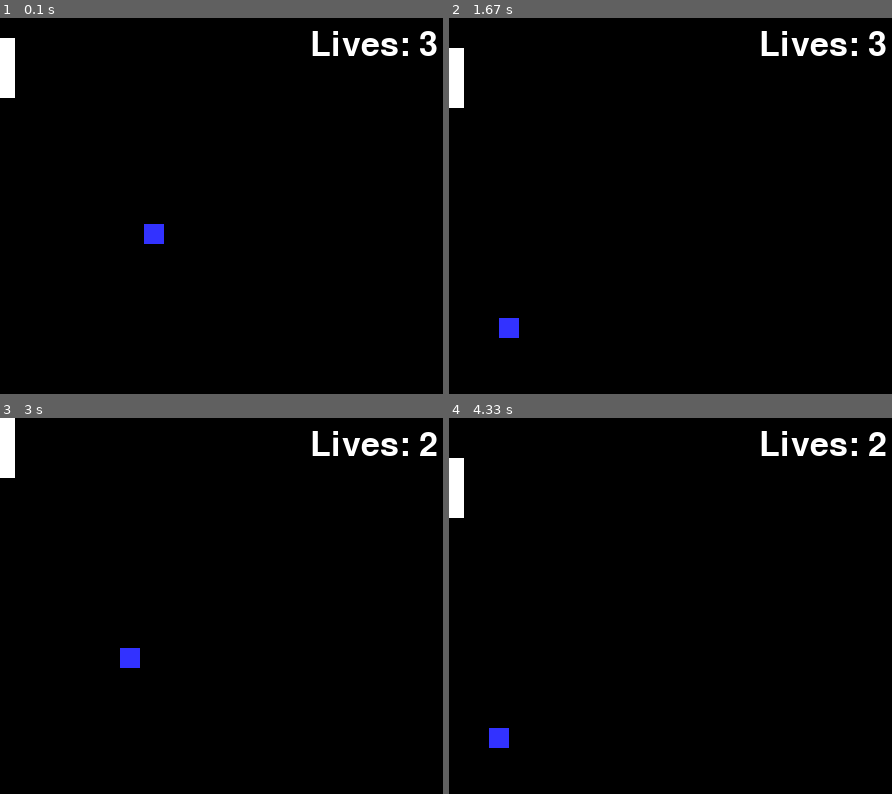
Above: before the commit, frames 1-4 (two rows, left to right).
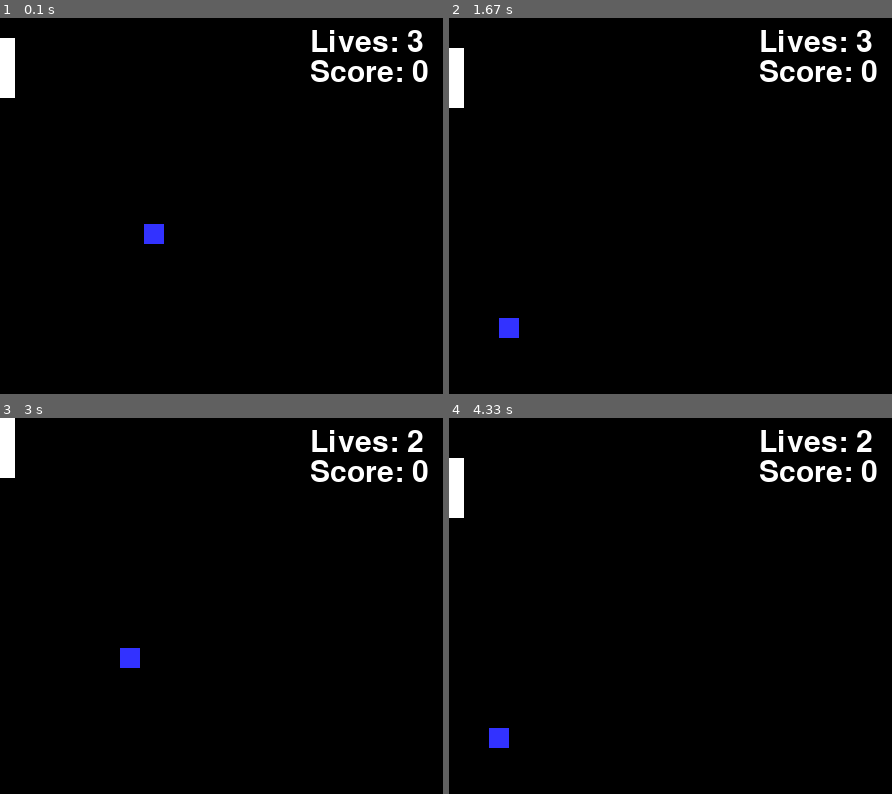
Above: after the commit, the same moments.

Repository: cduck1/duke-classwork
Game: pygame game, started from PyGame/pong/collisions.py
Two runs of this game, one before a commit and one after it. Both use one fixed random seed, a clock stepped at 60 frames per second and the inputs below.
Inputs:
- Up to frame 1 (0.1 s): no input
- Up to frame 2 (1.67 s): hold Up 0.33-0.8 s; hold Down 0.83-1.13 s; hold Up 1.17-1.53 s; hold Down from 1.57 s (still down)
- Up to frame 3 (3 s): release Down at 1.93 s; hold Up 1.97-2.27 s; hold Down 2.3-2.6 s; hold Up from 2.63 s (still down)
- Up to frame 4 (4.33 s): release Up at 3 s; hold Down 3.03-3.4 s; hold Up 3.43-3.73 s; hold Down 3.77-4.07 s; hold Up from 4.1 s (still down)

The runs differ from the first frame. In frame 1, 1.6% of the frame differs, in the area x 70-99%, y 3-18%; in frame 2, 1.6%; in frame 3, 1.6%; in frame 4, 1.6%.

Commit message:
Update collisions.py

Diff:
--- a/PyGame/pong/collisions.py
+++ b/PyGame/pong/collisions.py
@@ -93,8 +93,13 @@
         pygame.draw.rect(screen, BLUE, (x_val, y_val, ball_width, ball_width))
         pygame.draw.rect(screen, WHITE, (x_padd, y_padd, padd_width, padd_length))
 
+        # -- display score
+        font = pygame.font.Font(None, 45)
+        text = font.render("Score: " + str(score), 1, WHITE)
+        screen.blit(text, (310, 40))
+
         # -- display lives
-        font = pygame.font.Font(None, 50)
+        font = pygame.font.Font(None, 45)
         text = font.render("Lives: " + str(lives), 1, WHITE)
         screen.blit(text, (310, 10))
 
